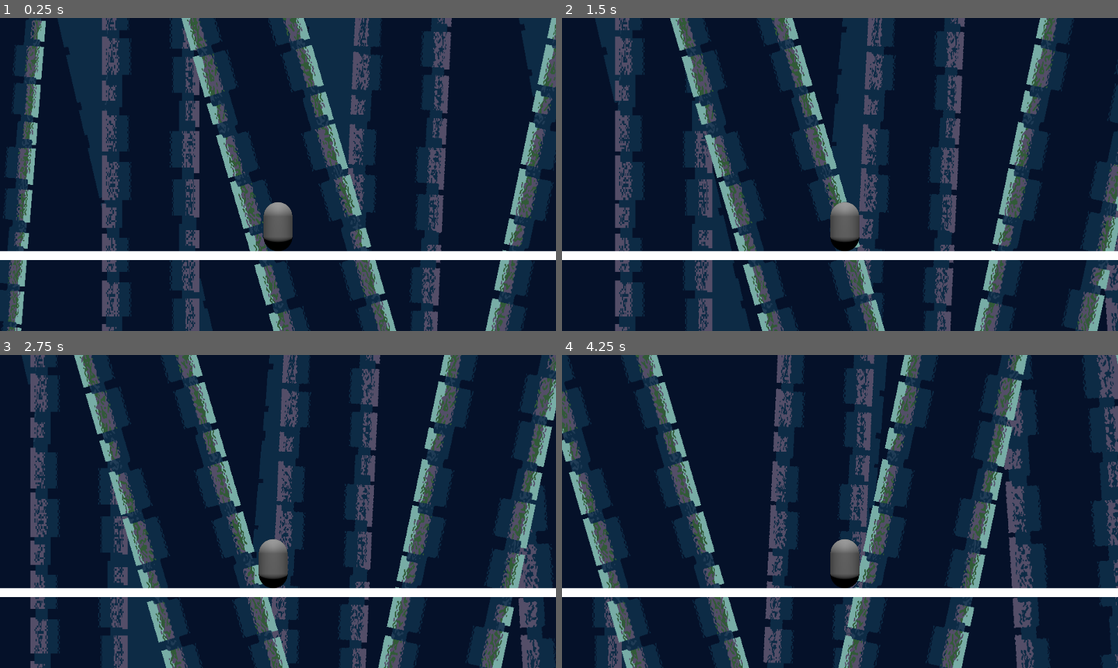
Above: before the commit, frames 1-4 (two rows, left to right).
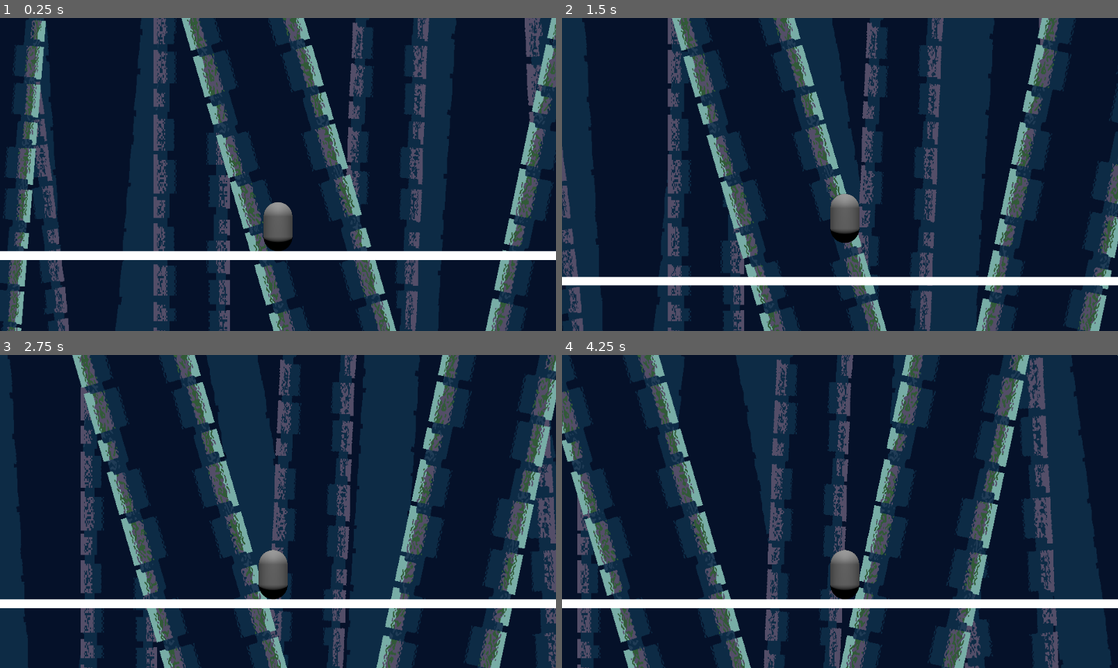
Above: after the commit, the same moments.

Repository: KairosGames/AlwaysEndsLikeThis
Game: Godot game, scene res://Scenes/Game.tscn
Same seed, same stepped clock (60 frames per second), same inputs: the game is played once before the commit and once after it.
Inputs:
- Up to frame 1 (0.25 s): no input
- Up to frame 2 (1.5 s): tap Enter at 0.5 s; hold Right (ui_right) from 0.53 s (still down); tap Space (Jump, bound only after the commit) at 0.6, 0.77, 1.07, 1.35 s
- Up to frame 3 (2.75 s): tap Space (Jump, bound only after the commit) at 1.52, 1.82, 2.1 s; release Right (ui_right) at 2.03 s; hold Left (ui_left) from 2.03 s (still down)
- Up to frame 4 (4.25 s): release Left (ui_left) at 2.78 s; hold Right (ui_right) from 2.78 s (still down); tap Space (Jump, bound only after the commit) at 2.85, 3.02, 3.32, 3.6, 3.77, 4.07 s

The runs differ from the first frame. In frame 1, 31% of the frame differs, in the area x 5-100%, y 0-100%; in frame 2, 43%; in frame 3, 45%, in the area x 0-100%, y 0-100%; in frame 4, 41%.

Commit message:
modify-parralax-add-jump

Diff:
--- a/Prefabs/Player.tscn
+++ b/Prefabs/Player.tscn
@@ -27,6 +27,7 @@
 offset_bottom = 200.0
 
 [node name="SubViewport" type="SubViewport" parent="SubViewportParent/SubViewportContainer"]
+own_world_3d = true
 transparent_bg = true
 handle_input_locally = false
 canvas_item_default_texture_filter = 0
--- a/Scripts/Player.gd
+++ b/Scripts/Player.gd
@@ -7,6 +7,7 @@
 @export var max_speed: float = 500.0
 @export var acceleration: float = 1000.0
 @export var braking_strength: float = 3000.0
+@export var jump_strength: float = 1200.0
 
 @export_category("Gravity")
 @export var max_fall_speed: float = 2000.0
@@ -15,15 +16,20 @@
 var move_dir: Vector2 = Vector2.ZERO
 
 
+func _process(_delta: float) -> void:
+	get_input()
+
+
 func _physics_process(delta: float) -> void:
-	get_input()
 	move_player(delta)
 
 
 func get_input():
-	move_dir = Input.get_vector("ui_left", "ui_right", "ui_up", "ui_down")
+	move_dir = Input.get_vector("Left", "Right", "Up", "Down")
 	if move_dir.length() < 0.2:
 		move_dir = Vector2.ZERO
+	if Input.is_action_just_pressed("Jump"):
+		jump()
 
 
 func move_player(delta: float):
@@ -48,12 +54,12 @@
 
 
 func handle_gravity(delta: float):
-	if ray_cast.is_colliding():
-		if velocity.y < 0.0:
-			velocity.y -= braking_strength
-			if velocity.y > 0.0: velocity.y = 0.0
-		return
+	if not is_on_floor():
+		velocity.y += gravity * delta
+		if velocity.y < -max_fall_speed:
+			velocity.y = -max_fall_speed
 
-	velocity.y += gravity * delta
-	if velocity.y < -max_fall_speed:
-		velocity.y = -max_fall_speed
+
+func jump():
+	if is_on_floor():
+		velocity.y = -jump_strength
--- a/project.godot
+++ b/project.godot
@@ -20,3 +20,40 @@
 window/size/viewport_width=1920
 window/size/viewport_height=1080
 window/stretch/mode="viewport"
+
+[input]
+
+Right={
+"deadzone": 0.2,
+"events": [Object(InputEventKey,"resource_local_to_scene":false,"resource_name":"","device":-1,"window_id":0,"alt_pressed":false,"shift_pressed":false,"ctrl_pressed":false,"meta_pressed":false,"pressed":false,"keycode":0,"physical_keycode":68,"key_label":0,"unicode":100,"location":0,"echo":false,"script":null)
+, Object(InputEventKey,"resource_local_to_scene":false,"resource_name":"","device":-1,"window_id":0,"alt_pressed":false,"shift_pressed":false,"ctrl_pressed":false,"meta_pressed":false,"pressed":false,"keycode":0,"physical_keycode":4194321,"key_label":0,"unicode":0,"location":0,"echo":false,"script":null)
+, Object(InputEventJoypadMotion,"resource_local_to_scene":false,"resource_name":"","device":-1,"axis":0,"axis_value":1.0,"script":null)
+]
+}
+Left={
+"deadzone": 0.2,
+"events": [Object(InputEventKey,"resource_local_to_scene":false,"resource_name":"","device":-1,"window_id":0,"alt_pressed":false,"shift_pressed":false,"ctrl_pressed":false,"meta_pressed":false,"pressed":false,"keycode":0,"physical_keycode":65,"key_label":0,"unicode":113,"location":0,"echo":false,"script":null)
+, Object(InputEventKey,"resource_local_to_scene":false,"resource_name":"","device":-1,"window_id":0,"alt_pressed":false,"shift_pressed":false,"ctrl_pressed":false,"meta_pressed":false,"pressed":false,"keycode":0,"physical_keycode":4194319,"key_label":0,"unicode":0,"location":0,"echo":false,"script":null)
+, Object(InputEventJoypadMotion,"resource_local_to_scene":false,"resource_name":"","device":-1,"axis":0,"axis_value":-1.0,"script":null)
+]
+}
+Up={
+"deadzone": 0.2,
+"events": [Object(InputEventKey,"resource_local_to_scene":false,"resource_name":"","device":-1,"window_id":0,"alt_pressed":false,"shift_pressed":false,"ctrl_pressed":false,"meta_pressed":false,"pressed":false,"keycode":0,"physical_keycode":87,"key_label":0,"unicode":122,"location":0,"echo":false,"script":null)
+, Object(InputEventKey,"resource_local_to_scene":false,"resource_name":"","device":-1,"window_id":0,"alt_pressed":false,"shift_pressed":false,"ctrl_pressed":false,"meta_pressed":false,"pressed":false,"keycode":0,"physical_keycode":4194320,"key_label":0,"unicode":0,"location":0,"echo":false,"script":null)
+, Object(InputEventJoypadMotion,"resource_local_to_scene":false,"resource_name":"","device":-1,"axis":1,"axis_value":-1.0,"script":null)
+]
+}
+Down={
+"deadzone": 0.2,
+"events": [Object(InputEventKey,"resource_local_to_scene":false,"resource_name":"","device":-1,"window_id":0,"alt_pressed":false,"shift_pressed":false,"ctrl_pressed":false,"meta_pressed":false,"pressed":false,"keycode":0,"physical_keycode":83,"key_label":0,"unicode":115,"location":0,"echo":false,"script":null)
+, Object(InputEventKey,"resource_local_to_scene":false,"resource_name":"","device":-1,"window_id":0,"alt_pressed":false,"shift_pressed":false,"ctrl_pressed":false,"meta_pressed":false,"pressed":false,"keycode":0,"physical_keycode":4194322,"key_label":0,"unicode":0,"location":0,"echo":false,"script":null)
+, Object(InputEventJoypadMotion,"resource_local_to_scene":false,"resource_name":"","device":-1,"axis":1,"axis_value":1.0,"script":null)
+]
+}
+Jump={
+"deadzone": 0.2,
+"events": [Object(InputEventKey,"resource_local_to_scene":false,"resource_name":"","device":-1,"window_id":0,"alt_pressed":false,"shift_pressed":false,"ctrl_pressed":false,"meta_pressed":false,"pressed":false,"keycode":0,"physical_keycode":32,"key_label":0,"unicode":32,"location":0,"echo":false,"script":null)
+, Object(InputEventJoypadButton,"resource_local_to_scene":false,"resource_name":"","device":-1,"button_index":0,"pressure":0.0,"pressed":true,"script":null)
+]
+}
Not shown: 1 places in Prefabs/World.tscn that only renumber resources
Binary file changed: Visuals/Parralax/Back2.png
Not shown, changed: Visuals/Parralax/Back2.png.import
Binary file changed: Visuals/Parralax/Back3.png
Not shown, changed: Visuals/Parralax/Back3.png.import
